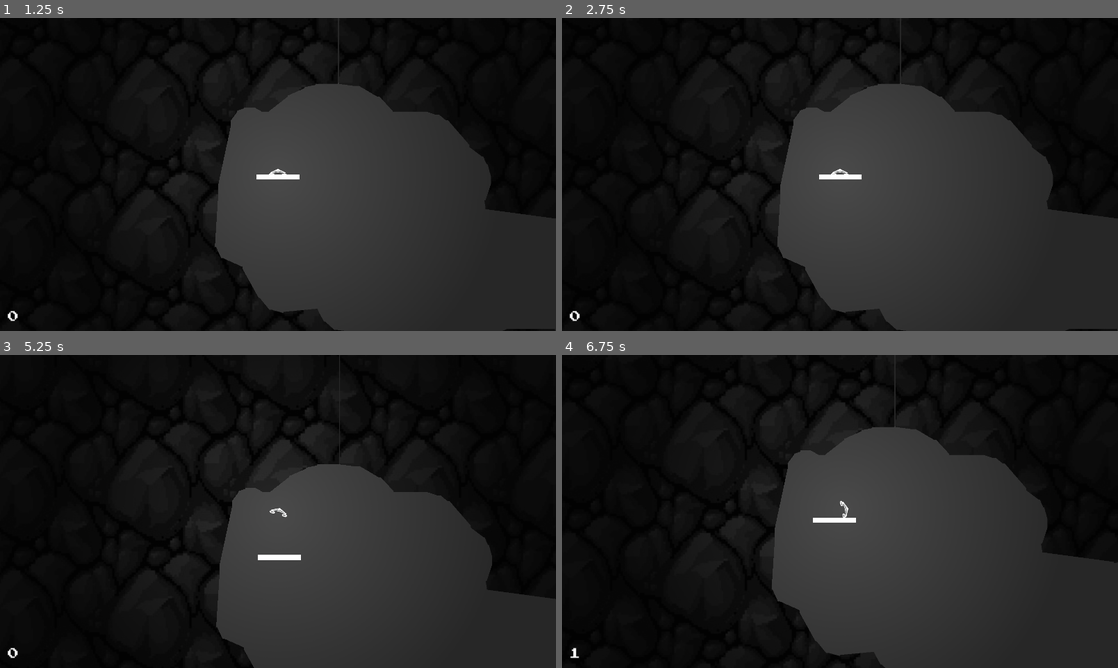
Above: before the commit, frames 1-4 (two rows, left to right).
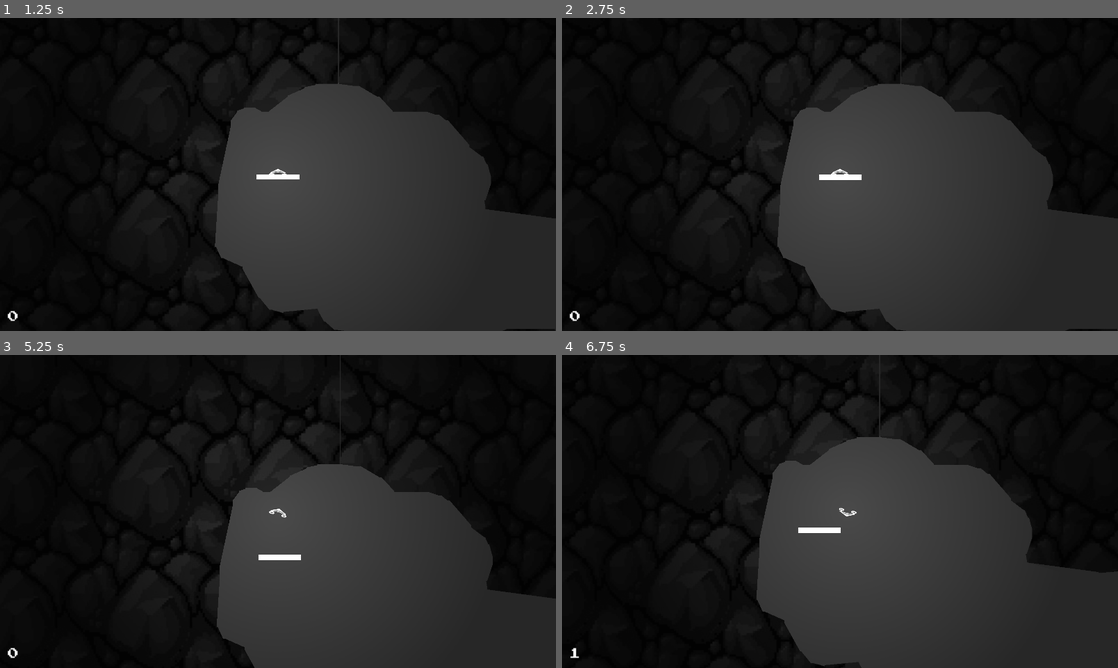
Above: after the commit, the same moments.

Repository: mutualtape/droneroids
Game: Godot game, scene res://game.tscn
Two runs of this game, one before a commit and one after it. Both use one fixed random seed, a clock stepped at 60 frames per second and the inputs below.
Inputs:
- Up to frame 1 (1.25 s): hold Right (right) from 0.53 s (still down)
- Up to frame 2 (2.75 s): tap Enter at 1.25 s; release Right (right) at 1.28 s; hold Down (backward) 1.28-2.03 s; tap Space at 2 s; hold Right (right) from 2.03 s (still down)
- Up to frame 3 (5.25 s): release Right (right) at 2.78 s; hold Up (forward) 2.78-3.53 s; hold Left (left) 3.53-5.03 s; hold Down (backward) from 5.03 s (still down)
- Up to frame 4 (6.75 s): release Down (backward) at 5.78 s; hold Right (right) 5.78-6.53 s; hold Up (forward) from 6.53 s (still down)

Frame 1 is identical in both runs. In frame 2, less than 0.1% of the frame differs, in the area x 38-69%, y 7-87%; in frame 3, 0.2%; in frame 4, 5.7%, in the area x 25-100%, y 0-100%.

Commit message:
gamepad support

Diff:
--- a/game.tscn
+++ b/game.tscn
@@ -1,7 +1,7 @@
 [gd_scene load_steps=5 format=3 uid="uid://584xc4ljf760"]
 
 [ext_resource type="Script" path="res://game.gd" id="1_g4isr"]
-[ext_resource type="PackedScene" uid="uid://chk3bcl33jjts" path="res://scenes/drone.tscn" id="3_2ke1u"]
+[ext_resource type="PackedScene" uid="uid://chk3bcl33jjts" path="res://scenes/Drone.tscn" id="3_2ke1u"]
 [ext_resource type="PackedScene" uid="uid://boy500gybuoe1" path="res://levels/level_test.tscn" id="3_ca7yl"]
 [ext_resource type="AudioStream" uid="uid://tkqsklb426h4" path="res://graphics/Song.mp3" id="4_hikr2"]
 
--- a/project.godot
+++ b/project.godot
@@ -45,22 +45,26 @@
 left={
 "deadzone": 0.5,
 "events": [Object(InputEventKey,"resource_local_to_scene":false,"resource_name":"","device":-1,"window_id":0,"alt_press …(182 unchanged characters)…
+, Object(InputEventJoypadMotion,"resource_local_to_scene":false,"resource_name":"","device":-1,"axis":0,"axis_value":-1.0,"script":null)
 ]
 }
 right={
 "deadzone": 0.5,
 "events": [Object(InputEventKey,"resource_local_to_scene":false,"resource_name":"","device":-1,"window_id":0,"alt_press …(182 unchanged characters)…
+, Object(InputEventJoypadMotion,"resource_local_to_scene":false,"resource_name":"","device":-1,"axis":0,"axis_value":1.0,"script":null)
 ]
 }
 forward={
 "deadzone": 0.5,
 "events": [Object(InputEventKey,"resource_local_to_scene":false,"resource_name":"","device":-1,"window_id":0,"alt_press …(182 unchanged characters)…
 , Object(InputEventKey,"resource_local_to_scene":false,"resource_name":"","device":-1,"window_id":0,"alt_pressed":false,"shift_pressed":false,"ctrl_pressed":false,"meta_pressed":false,"pressed":false,"keycode":0,"physical_keycode":32,"key_label":0,"unicode":32,"echo":false,"script":null)
+, Object(InputEventJoypadMotion,"resource_local_to_scene":false,"resource_name":"","device":-1,"axis":1,"axis_value":-1.0,"script":null)
 ]
 }
 backward={
 "deadzone": 0.5,
 "events": [Object(InputEventKey,"resource_local_to_scene":false,"resource_name":"","device":-1,"window_id":0,"alt_press …(182 unchanged characters)…
+, Object(InputEventJoypadMotion,"resource_local_to_scene":false,"resource_name":"","device":-1,"axis":1,"axis_value":1.0,"script":null)
 ]
 }
 
--- a/scenes/Drone.gd
+++ b/scenes/Drone.gd
@@ -14,8 +14,9 @@
 
 func _ready():
 
-	# smooth out fast spinning eg, after bouncing against a wall
 	inertia = 20;
+
+	print("pads" + str(Input.get_connected_joypads()))
 
 	cooldown_timer.one_shot = true
 	add_child(cooldown_timer)
@@ -36,18 +37,28 @@
 	prev_velocity = linear_velocity;
 
 	var rotation_change = rotationSpeed * delta * 100;
+	var impulse = thrust * drone_direction() * delta * 10;
+
+	var steer_rotation = Input.get_axis("left", "right")
+	var steer_thrust = Input.get_axis("backward", "forward")
+
+	print(Input.get_action_strength("left"))
+	print(Input.get_action_strength("right"))
 
 	if(Input.is_action_pressed("left")):
 		apply_torque( - rotation_change)
 	elif (Input.is_action_pressed("right")):
 		apply_torque( + rotation_change)
+	elif (steer_rotation != 0):
+		apply_torque( steer_rotation * rotation_change)
 	else:
+		# smooth out spinning eg, after bouncing against a wall
 		angular_velocity /= 1 + delta;
-
-	var impulse = thrust * drone_direction() * delta * 10;
 
 	if(Input.is_action_pressed("forward")):
 		apply_impulse( + impulse)
+	elif(steer_thrust != 0):
+		apply_impulse( steer_thrust * impulse )
 
 	# idea: no or less thrust if ship is moving backwards already
 	# print(str(linear_velocity.angle()) +" "+ str(direction.angle()))
--- a/scenes/LevelObjects.tscn
+++ b/scenes/LevelObjects.tscn
@@ -20,4 +20,3 @@
 z_index = 1
 texture_repeat = 2
 texture = ExtResource("2_mfprp")
-polygon = PackedVector2Array(-2482, -1370, -1782, -660, -2550, -878, -2550, -878, -2550, -878, -2550, -878)
